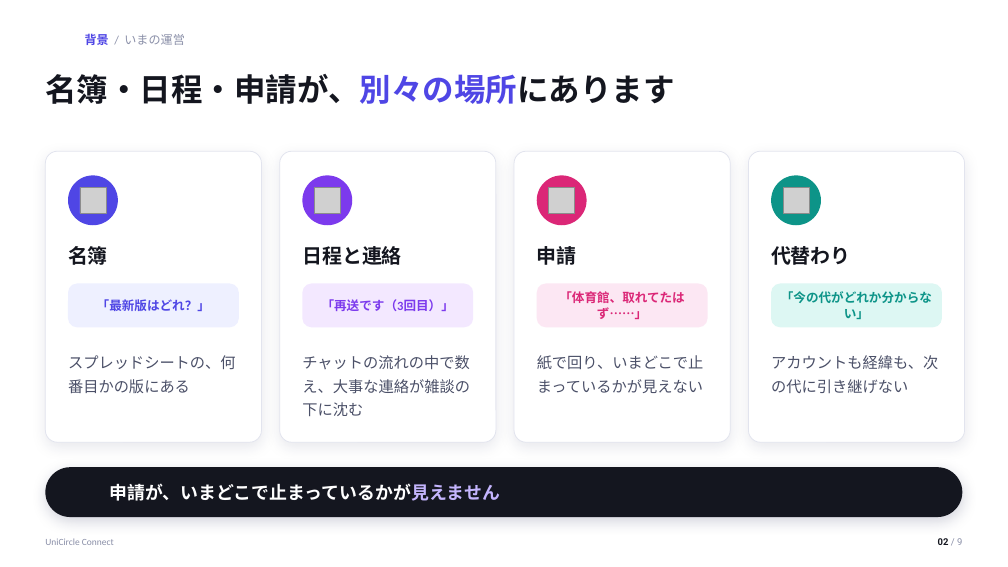
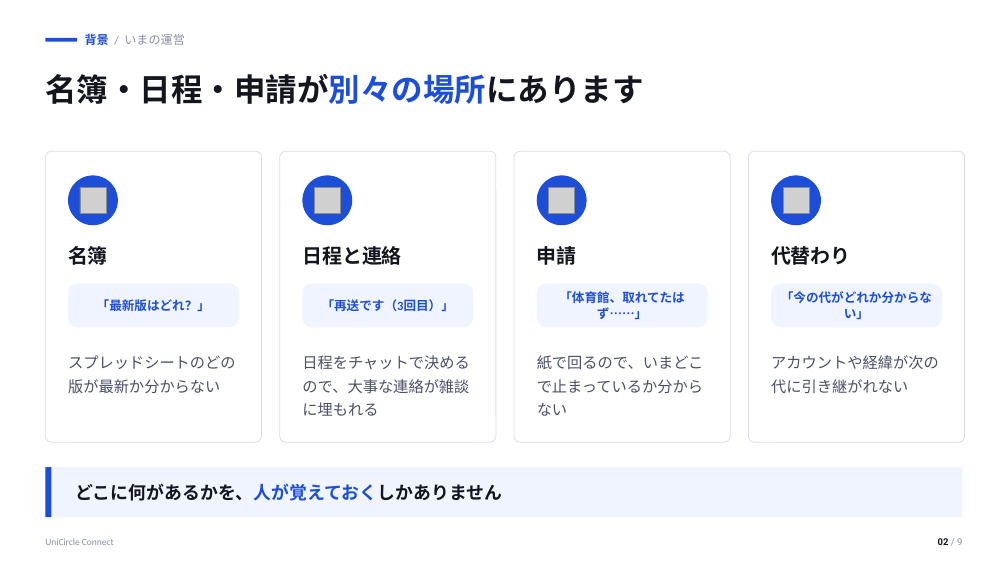
Before and after one commit to chihaya0621/unicircle-connect-v2, a slide deck: slide 2 of docs/slides/20261107_UniCircle_Connect_発表/UniCircle Connect 発表.pptx. Drawn at 1008x567 pixels with LibreOffice and Linux fonts; fonts in the diff are those of the drawing; grey boxes stand for pictures; background and template pictures are left out. Boxes give left, top, right and bottom in pixels: in the first picture for what was removed or moved away, otherwise in the second. Text is boxed around its words. In the diff, an @@ line names an element or a change of style, - is before the commit and + after.

Commit message:
docs: 発表資料を、平らにした画面に合わせて作り直す
画面の飾りを外したので、資料の写真が実物と違う見た目になっていた。
新しい画面で写真を撮り直し、資料の見た目もそれに合わせた。

- 表紙の絵と、各ページの画面の写真を撮り直した
- 暗いページ、ぼかしの背景、グラデーションの線、影をやめ、白地に
  アプリと同じ青の1色にした
- 各ページの文と原稿を、読点を減らした言い切りの文に直した

```diff
--- a/docs/slides/20261107_UniCircle_Connect_発表/UniCircle Connect 発表.pptx
+++ b/docs/slides/20261107_UniCircle_Connect_発表/UniCircle Connect 発表.pptx
@@ text "背景 / いまの運営" at bbox=[85, 31, 184, 47]: text colour #4F46E5 to #1D4ED8 in "背景" @@
@@ rectangle added at bbox=[45, 38, 77, 42], fill #1D4ED8 @@
@@ text at bbox=[45, 74, 643, 104]: text changed @@
-名簿・日程・申請が、別々の場所にあります
+名簿・日程・申請が別々の場所にあります
@@ ellipse at bbox=[68, 175, 118, 225]: fill #4F46E5 to #1D4ED8 @@
@@ ellipse at bbox=[302, 175, 352, 225]: fill #7C3AED to #1D4ED8 @@
@@ ellipse at bbox=[537, 175, 587, 225]: fill #DB2777 to #1D4ED8 @@
@@ outline #E2E4EE 0.75 pt to #DADDE8 0.75 pt; shadow off; proportions changed in 4 elements at bbox=[45, 151, 262, 442], bbox=[280, 151, 496, 442], bbox=[514, 151, 730, 442], bbox=[749, 151, 965, 442] @@
@@ ellipse at bbox=[771, 175, 821, 225]: fill #0D9488 to #1D4ED8 @@
@@ text "「最新版はどれ？」" at bbox=[97, 299, 210, 311]: text colour #4F46E5 to #1D4ED8 @@
@@ rounded rectangle at bbox=[68, 284, 239, 327]: fill #EEF0FF to #EFF4FF @@
@@ text "「再送です（3回目）」" at bbox=[322, 299, 454, 311]: text colour #7C3AED to #1D4ED8 @@
@@ rounded rectangle at bbox=[302, 284, 473, 327]: fill #F3E8FF to #EFF4FF @@
@@ text "「体育館、取れてたはず……」" at bbox=[559, 291, 684, 319]: text colour #DB2777 to #1D4ED8 @@
@@ rounded rectangle at bbox=[537, 284, 708, 327]: fill #FCE7F3 to #EFF4FF @@
@@ text "「今の代がどれか分からない」" at bbox=[781, 291, 932, 319]: text colour #0D9488 to #1D4ED8 @@
@@ rounded rectangle at bbox=[771, 284, 942, 327]: fill #DDF7F3 to #EFF4FF @@
@@ text at bbox=[68, 355, 236, 393]: text changed @@
-スプレッドシートの、何番目かの版にある
+スプレッドシートのどの版が最新か分からない
@@ text at bbox=[302, 355, 470, 416]: text changed @@
-チャットの流れの中で数え、大事な連絡が雑談の下に沈む
+日程をチャットで決めるので、大事な連絡が雑談に埋もれる
@@ text at bbox=[537, 355, 704, 416]: text changed @@
-紙で回り、いまどこで止まっているかが見えない
+紙で回るので、いまどこで止まっているか分からない
@@ text at bbox=[771, 355, 939, 393]: text changed @@
-アカウントも経緯も、次の代に引き継げない
+アカウントや経緯が次の代に引き継がれない
@@ rectangle at bbox=[45, 467, 963, 517]: rounded rectangle to rectangle; fill #14161F to #EFF4FF; shadow off @@
@@ rectangle added at bbox=[45, 467, 51, 517], fill #1D4ED8 @@
@@ text at bbox=[76, 483, 503, 501]: text changed; text colour #FFFFFF to #14161F @@
-申請が、いまどこで止まっているかが見えません
+どこに何があるかを、人が覚えておくしかありません
```
Also in this commit, not shown: 8 other slides changed, 10 other files.
